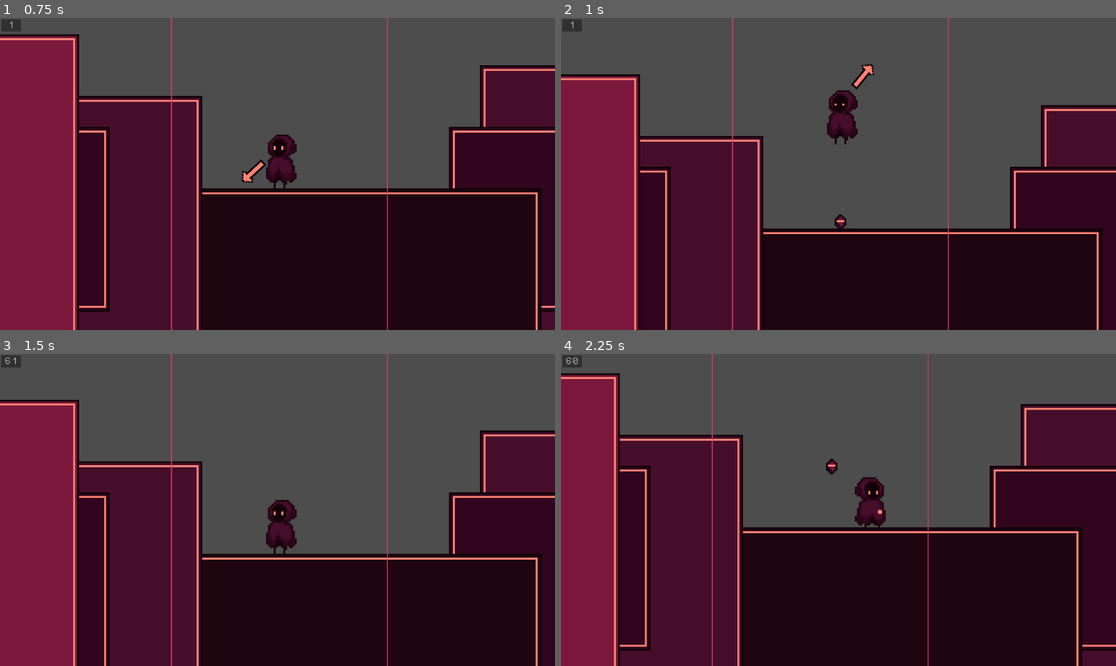
Above: before the commit, frames 1-4 (two rows, left to right).
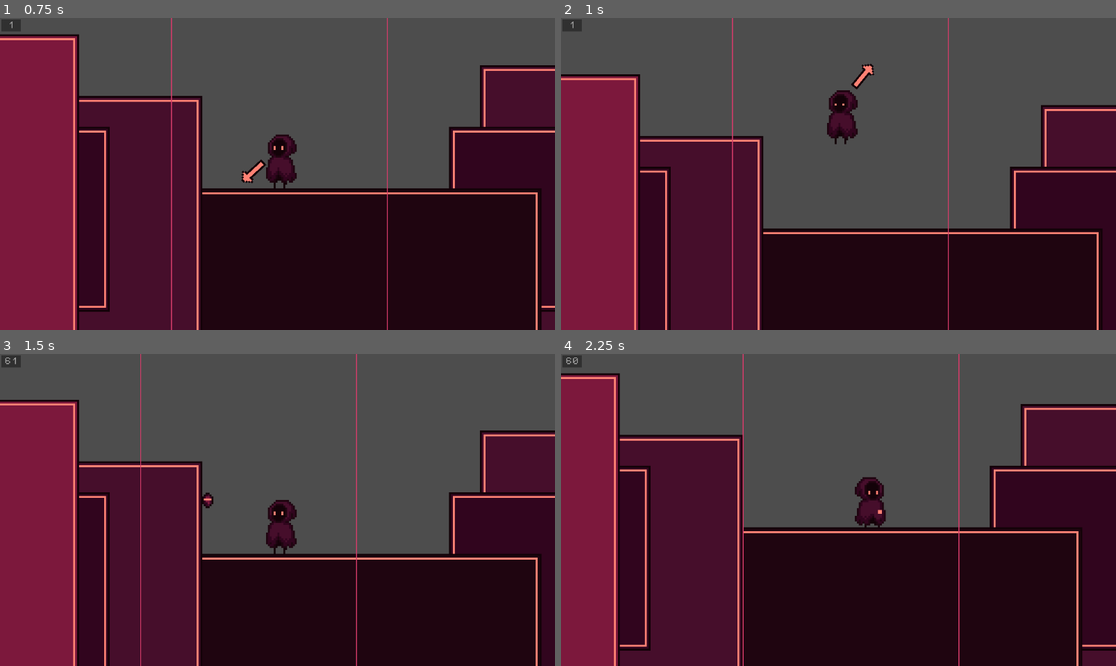
Above: after the commit, the same moments.

Repository: SuperDuperOrganisationsname/gmtk2024
Game: Godot game, scene res://scenes/game.tscn
Two runs of this game, one before a commit and one after it. Both use one fixed random seed, a clock stepped at 60 frames per second and the inputs below.
Inputs:
- Up to frame 1 (0.75 s): hold D (move_right) from 0.53 s (still down); hold K (throw) from 0.53 s (still down)
- Up to frame 2 (1 s): keep holding D (move_right); keep holding K (throw); tap Space (jump) at 0.77 s; tap R (toggle_scale_item, bound only before the commit) at 0.8 s
- Up to frame 3 (1.5 s): release D (move_right) at 1.28 s; release K (throw) at 1.28 s; hold S (down) from 1.28 s (still down); tap R (toggle_scale_item, bound only before the commit) at 1.35 s
- Up to frame 4 (2.25 s): tap Space (jump) at 1.52 s; tap K (throw) at 1.55 s; release S (down) at 2.03 s; hold D (move_right) from 2.03 s (still down); tap J (attack) at 2.1 s

Frame 1 is identical in both runs. In frame 2, less than 0.1% of the frame differs, in the area x 49-52%, y 63-68%; in frame 3, 1.0%; in frame 4, 1.0%, in the area x 27-72%, y 0-100%.

Commit message:
fixed talisman

Diff:
--- a/project.godot
+++ b/project.godot
@@ -67,7 +67,7 @@
 "events": [Object(InputEventKey,"resource_local_to_scene":false,"resource_name":"","device":-1,"window_id":0,"alt_press …(192 unchanged characters)…
 ]
 }
-toggle_scale_item={
+return_talisman={
 "deadzone": 0.5,
 "events": [Object(InputEventKey,"resource_local_to_scene":false,"resource_name":"","device":-1,"window_id":0,"alt_press …(192 unchanged characters)…
 ]
--- a/scenes/game.tscn
+++ b/scenes/game.tscn
@@ -315,6 +315,7 @@
 position_smoothing_enabled = true
 
 [node name="SquishCheck" parent="Player" node_paths=PackedStringArray("exception") instance=ExtResource("3_e7q4b")]
+position = Vector2(0, -5)
 exception = NodePath("..")
 
 [node name="TileMap" type="TileMapLayer" parent="."]
@@ -329,3 +330,4 @@
 position = Vector2(-227, 7)
 
 [connection signal="throw_talisman" from="Player" to="ScalingTilemap" method="_on_player_throw_talisman"]
+[connection signal="return_talisman" from="ScalingTilemap" to="Player" method="_on_return_talisman"]
--- a/scenes/talisman.tscn
+++ b/scenes/talisman.tscn
@@ -17,3 +17,6 @@
 
 [node name="CollisionShape2D" type="CollisionShape2D" parent="."]
 shape = SubResource("CapsuleShape2D_reikt")
+
+[node name="FloorCheck" type="RayCast2D" parent="."]
+target_position = Vector2(0, 6)
--- a/scripts/player.gd
+++ b/scripts/player.gd
@@ -1,6 +1,8 @@
 extends CharacterBody2D
 
 signal throw_talisman(vector: Vector2)
+
+var can_throw: int = 0
 
 const SPEED = 130.0
 const JUMP_VELOCITY = -300.0
@@ -37,9 +39,11 @@
 func _process(delta: float) -> void:
 	update_animation()
 	last_frame_in_air = not is_on_floor()
+	if can_throw > 0 and can_throw < 3:
+		can_throw -= 1
 
 func _physics_process(delta):
-	var throw_pressed = Input.is_action_pressed("throw", true)
+	var throw_pressed = Input.is_action_pressed("throw", true) and can_throw == 0
 	# Add the gravity.
 	if not is_on_floor():
 		if Input.is_action_pressed("down"):
@@ -72,7 +76,7 @@
 
 	# Throw indicator
 	# Setup throw indicator
-	if Input.is_action_just_pressed("throw", true):
+	if Input.is_action_just_pressed("throw", true) and can_throw == 0:
 		if last_direction == -1:
 			throw_indicator.rotation = PI
 			indicator_rotation = PI
@@ -91,12 +95,14 @@
 	else:
 		throw_indicator.visible = false
 	# throw talisman when button is released
-	if Input.is_action_just_released("throw", true):
-		var v: Vector2 = INDICATOR_DISTANCE * Vector2(cos(indicator_rotation), sin(indicator_rotation)) + INDICATOR_ROTATION_CENTER
+	if Input.is_action_just_released("throw", true) and can_throw == 0:
+		var v: Vector2 = INDICATOR_DISTANCE * Vector2(cos(indicator_rotation), sin(indicator_rotation))
 		throw_talisman.emit(v.normalized())
-	if Input.is_action_just_pressed("drop", true):
-		var v: Vector2 = Vector2.ZERO
+		can_throw = 3
+	if Input.is_action_just_released("drop", true) and can_throw == 0:
+		var v: Vector2 = Vector2(0, 0.001)
 		throw_talisman.emit(v)
+		can_throw = 3
 
 	if direction != 0:
 		last_direction = direction
@@ -162,3 +168,7 @@
 		else:
 			animation_tree["parameters/conditions/run"] = true
 			animation_tree["parameters/conditions/idle"] = false
+
+
+func _on_return_talisman() -> void:
+	can_throw = 2
--- a/scripts/scaling_tilemap.gd
+++ b/scripts/scaling_tilemap.gd
@@ -1,4 +1,6 @@
 extends Node2D
+
+signal return_talisman
 
 # ---------- Export-Variables ---------- #
 
@@ -156,9 +158,10 @@
 	if Input.is_action_just_pressed("undo_scale"):
 		is_undoing = true
 
-	# Get/Drop interval-marker
-	if Input.is_action_just_pressed("toggle_scale_item"):
-		scale_item_at_player = !scale_item_at_player
+	# Return Talisman to Player
+	if Input.is_action_just_released("throw") and !scale_item_at_player:
+		scale_item_at_player = true
+		return_talisman.emit()
 
 # Called every frame. 'delta' is the elapsed time since the previous frame.
 func _process(delta):
@@ -190,7 +193,7 @@
 		$Talisman.freeze = false
 		$Talisman.visible = false
 		var player_pos_int = player.position as Vector2i
-		var new_pos = Vector2((player_pos_int.x / TILE_SIZE) as int * TILE_SIZE + TILE_SIZE * 0.5, player_pos_int.y)
+		var new_pos = Vector2((player_pos_int.x / TILE_SIZE) as int * TILE_SIZE + TILE_SIZE * 0.5, player_pos_int.y - 20)
 		if player.position.x < 0:
 			new_pos.x -= 2 * TILE_SIZE
 		$Talisman.new_position = new_pos
@@ -340,5 +343,5 @@
 		return
 
 	scale_item_at_player = false
-	$Talisman.apply_impulse(vector * THROW_SPEED)
+	$Talisman.set_axis_velocity(vector * THROW_SPEED)
 	$Talisman.is_flying = true
--- a/scripts/talisman.gd
+++ b/scripts/talisman.gd
@@ -10,8 +10,16 @@
 		state.transform = Transform2D(0.0, new_position)
 		update_position = false
 
+	if is_flying and self.linear_velocity == Vector2(0, 0) and $FloorCheck.is_colliding():
+		is_flying = false
+		var pos = state.transform.get_origin() as Vector2i
+		if pos.x < 0:
+			pos.x -= 16
+		pos.x = pos.x / 16 as int * 16 + 8
+
+
+		state.transform = Transform2D(0.0, pos)
+		self.freeze = true
 
 func _process(delta: float) -> void:
-	if is_flying and self.linear_velocity == Vector2(0, 0):
-		is_flying = false
-		self.freeze = true
+	pass
Not shown: 1 places in scenes/player.tscn that only renumber resources
